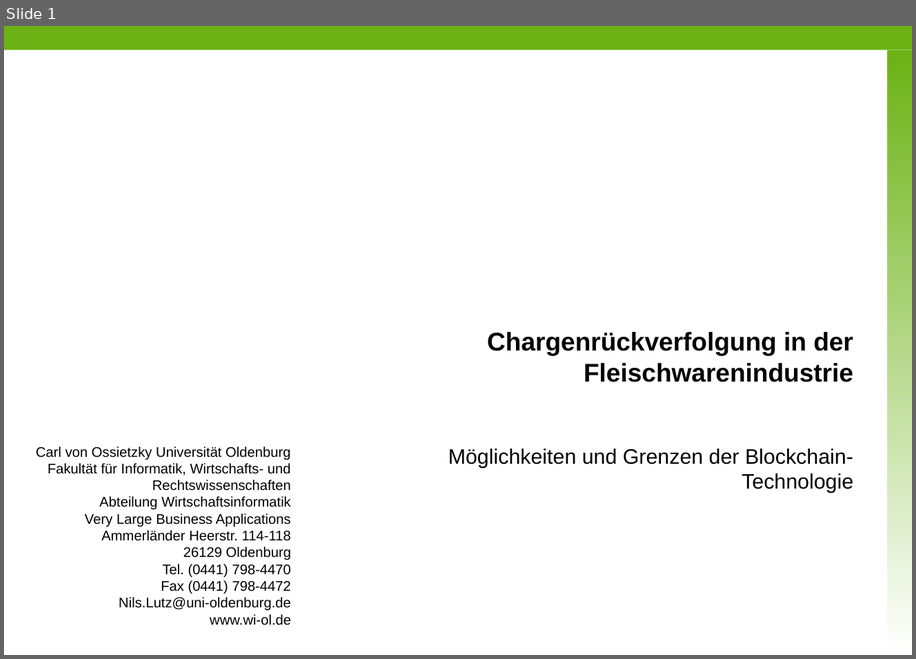
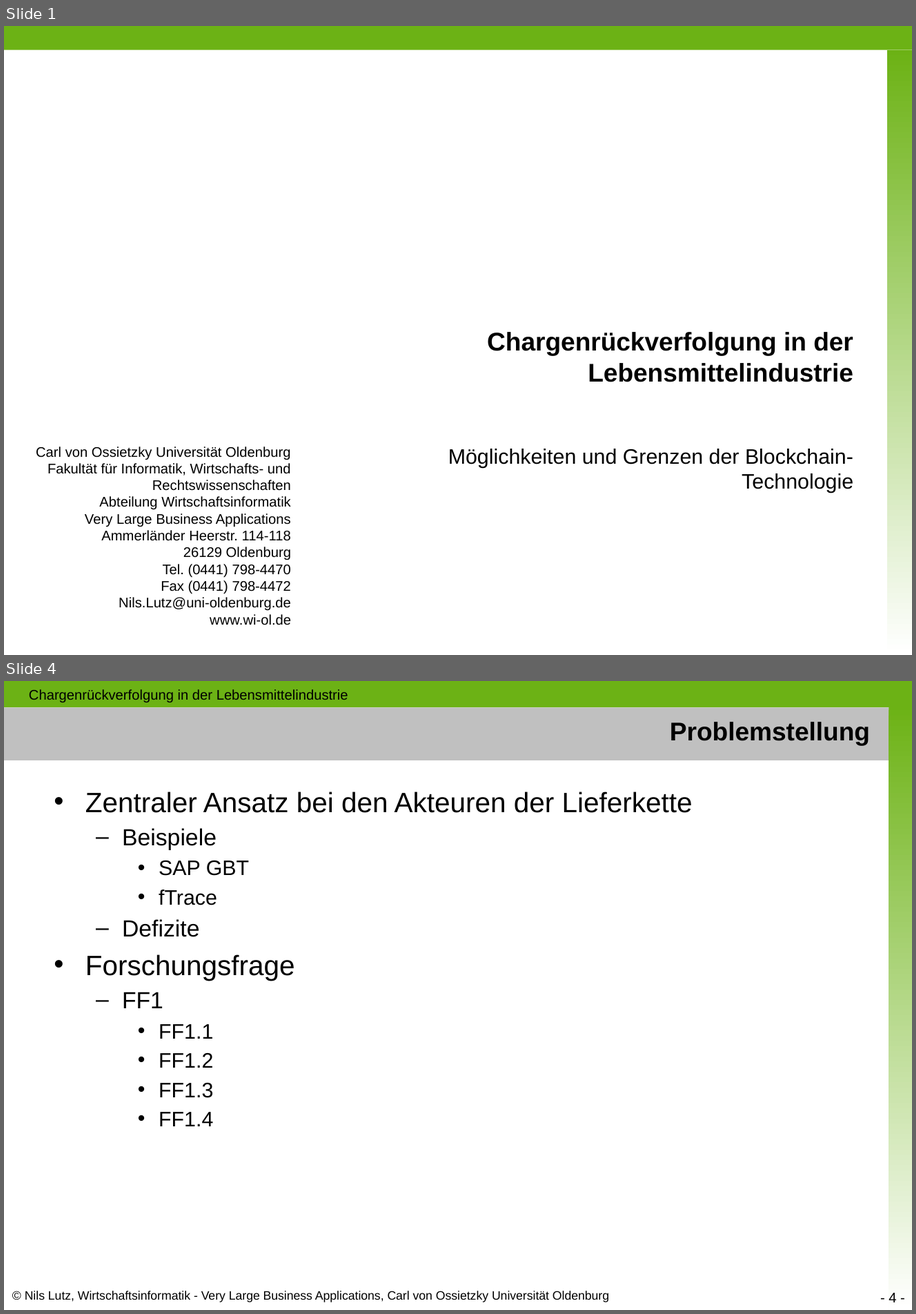
Before and after one commit to nimble-123/masterthesis, a slide deck: presentations/Proposal.pptx. Shown one above the other, each under a label of ours: slide 1 before the commit, slides 1 and 4 after it; the slides between them are not shown. The pictures are 916x659 and 916x1314 pixels, drawn with LibreOffice and Linux fonts; fonts in the diff are those of the drawing; background and template pictures are left out. Boxes give left, top, right and bottom in pixels: in the first picture for what was removed or moved away, otherwise in the second. Text is boxed around its words. In the diff, an @@ line names an element or a change of style, - is before the commit and + after.

```diff
--- a/presentations/Proposal.pptx
+++ b/presentations/Proposal.pptx
@@ slide 4 added at [4,681,912,1310], background #FFFFFF @@
@@ rectangle added at [4,681,912,707], fill #6CB215 @@
@@ text added at [29,689,348,702], 12 pt, text #000000 @@
+Chargenrückverfolgung in der Lebensmittelindustrie
@@ rectangle added at [4,707,892,760], fill #C0C0C0 @@
@@ title added at [670,722,870,745], 22 pt, text #000000, bold @@
+Problemstellung
@@ rectangle added at [889,704,912,1310], fill gradient #6CB215 to #FFFFFF @@
@@ text added at [85,791,693,1126], 24 pt, text #000000 @@
+• Zentraler Ansatz bei den Akteuren der Lieferkette
+  – Beispiele
+    • SAP GBT
+    • fTrace
+  – Defizite
+• Forschungsfrage
+  – FF1
+    • FF1.1
+    • FF1.2
+    • FF1.3
+    • FF1.4
@@ text added at [25,1290,609,1302], 10.5 pt, text #000000 @@
+© Nils Lutz, Wirtschaftsinformatik - Very Large Business Applications, Carl von Ossietzky Universität Oldenburg
@@ page number added at [889,1292,896,1302], 12 pt, text #000000 @@
+- 4 -
@@ slide 1 changed as well @@
@@ title at [487,332,853,382]: text changed @@
-Chargenrückverfolgung in der Fleischwarenindustrie
+Chargenrückverfolgung in der Lebensmittelindustrie
```
Also in this commit, not shown: 5 other slides added, 1 slide removed.
